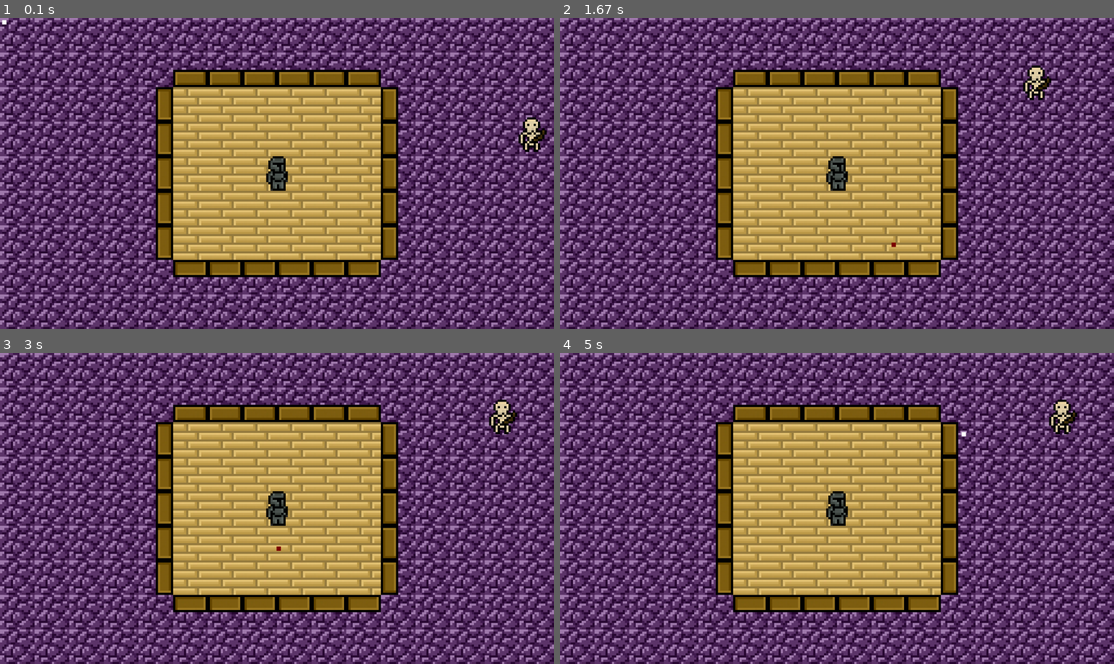
Above: before the commit, frames 1-4 (two rows, left to right).
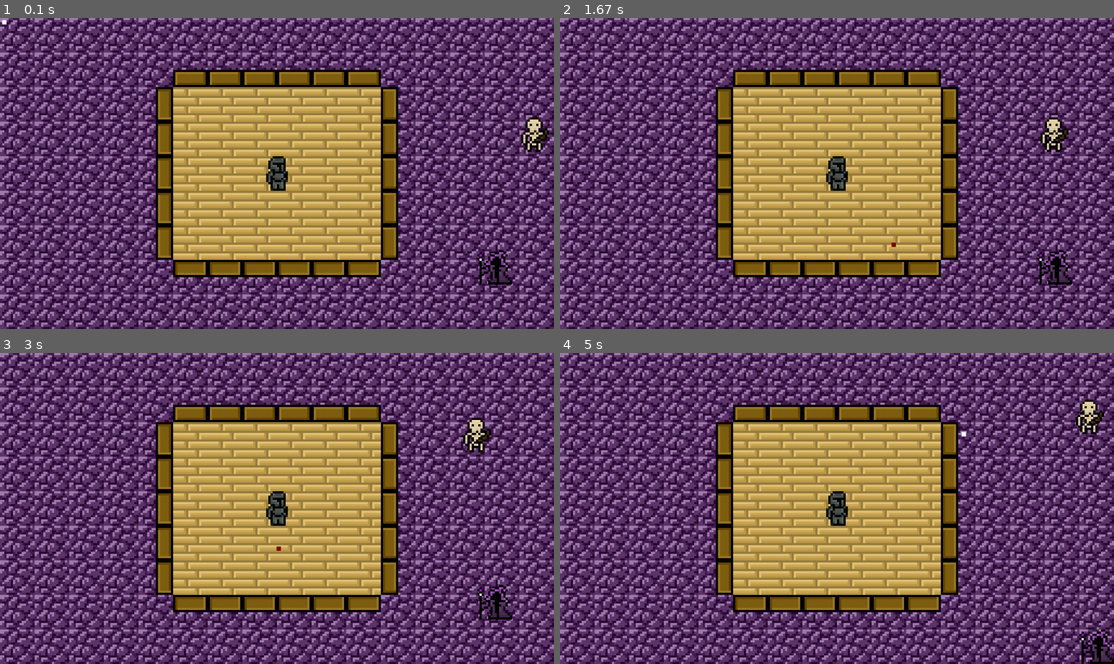
Above: after the commit, the same moments.

Repository: nicolassaez2004/DpProjetos.PyGame
Game: pygame game, started from main.py
The game is run twice, just before and just after one commit, with the same random seed, the same clock (stepped at 60 frames per second) and the same inputs.
Inputs (mouse positions are in pixels of both pictures, inside the frame that each line leads up to):
- Up to frame 1 (0.1 s): no input
- Up to frame 2 (1.67 s): click (837, 173) at 0.38 s; click (814, 185) at 0.72 s; click (1014, 164) at 1.05 s; click (892, 241) at 1.38 s
- Up to frame 3 (3 s): click (360, 399) at 1.72 s; click (132, 393) at 2.05 s; click (77, 499) at 2.38 s; click (277, 545) at 2.72 s
- Up to frame 4 (5 s): click (981, 558) at 3.05 s; click (947, 483) at 3.38 s; click (626, 440) at 3.72 s; click (654, 539) at 4.05 s; click (1030, 570) at 4.38 s; click (958, 430) at 4.72 s

The runs differ from the first frame. In frame 1, 0.8% of the frame differs, in the area x 86-100%, y 31-86%; in frame 2, 1.2%, in the area x 83-93%, y 15-86%; in frame 3, 1.2%; in frame 4, 1.2%.

Commit message:
IA de movimento do wizard

Diff:
--- a/main.py
+++ b/main.py
@@ -18,7 +18,7 @@
         self.mask = pygame.mask.from_surface(self.image)
         self.velocidade = pygame.math.Vector2(0, 0)
 
-    def update(self):
+    def movimentacao(self):
         self.key = pygame.key.get_pressed()
 
         self.velocidade.x = 0
@@ -67,7 +67,7 @@
         self.estado = 0
         self.direcaorandom = 0
 
-    def update(self):
+    def movimentacao(self):
         direcao = pygame.math.Vector2(
             self.player.rect.centerx - self.rect.centerx,
             self.player.rect.centery - self.rect.centery
@@ -114,19 +114,19 @@
 
         if self.velocidade.x != 0:
             rect_x = new_rect.move(self.velocidade.x, 0)
-            if rect_x.left < 80:
-                rect_x.left = 80
-            if rect_x.right > 1200:
-                rect_x.right = 1200
+            if rect_x.left < 0:
+                rect_x.left = 0
+            if rect_x.right > LARGURA:
+                rect_x.right = LARGURA
             if not rect_x.colliderect(self.objeto.plataforma):
                 new_rect.x = rect_x.x
 
         if self.velocidade.y != 0:
             rect_y = new_rect.move(0, self.velocidade.y)
-            if rect_y.top < 80:
-                rect_y.top = 80
-            if rect_y.bottom > 640:
-                rect_y.bottom = 640
+            if rect_y.top < 0:
+                rect_y.top = 0
+            if rect_y.bottom > ALTURA:
+                rect_y.bottom = ALTURA
             if not rect_y.colliderect(self.objeto.plataforma):
                 new_rect.y = rect_y.y
 
@@ -139,9 +139,65 @@
         aux = pygame.image.load('assets/sprites/wizard.png')
         self.image = pygame.transform.scale(aux, (80, 80))
 
-    def update(self):
-        pass
-
+        self.estado = "spawnando"
+        self.timer = 0
+        self.direcao = pygame.math.Vector2(0, 0)
+        self.distancia_percorrida = 0
+
+        self.direcaorandom = 0
+
+    def movimentacao(self):
+        if self.estado == "spawnando":
+            self.velocidade = pygame.math.Vector2(0, 0)
+            self.timer += 1
+            if self.timer >= 120:
+                self.estado = "parado"
+                self.timer = 0
+            return
+
+        if self.estado == "parado":
+            self.velocidade = pygame.math.Vector2(0, 0)
+            self.timer += 1
+            if self.timer > 60:
+                self.timer = 0
+                self.estado = random.choice(["movendo", "parado"])
+
+        if self.estado == "movendo":
+            if self.timer == 0:
+                direcoes = [
+                    pygame.math.Vector2(1, 1),
+                    pygame.math.Vector2(1, -1),
+                    pygame.math.Vector2(-1, 1),
+                    pygame.math.Vector2(-1, -1)
+                ]
+                self.direcao = random.choice(direcoes).normalize()
+                self.velocidade = self.direcao * self.speed
+            self.timer += 1
+            if self.timer > 120:
+                self.timer = 0
+                self.estado = "parado"
+
+        new_rect = self.rect.copy()
+
+        if self.velocidade.x != 0:
+            rect_x = new_rect.move(self.velocidade.x, 0)
+            if rect_x.left < 0:
+                rect_x.left = 0
+            if rect_x.right > LARGURA:
+                rect_x.right = LARGURA
+            if not rect_x.colliderect(self.objeto.plataforma):
+                new_rect.x = rect_x.x
+
+        if self.velocidade.y != 0:
+            rect_y = new_rect.move(0, self.velocidade.y)
+            if rect_y.top < 0:
+                rect_y.top = 0
+            if rect_y.bottom > ALTURA:
+                rect_y.bottom = ALTURA
+            if not rect_y.colliderect(self.objeto.plataforma):
+                new_rect.y = rect_y.y
+
+        self.rect = new_rect
 class Ghost(Enemy):
     def __init__(self, posicao):
         super().__init__(posicao)
@@ -149,7 +205,7 @@
         aux = pygame.image.load('assets/sprites/ghost.png')
         self.image = pygame.transform.scale(aux, (80, 80))
 
-    def update(self):
+    def movimentacao(self):
         pass
 
 class Object(pygame.sprite.Sprite):
@@ -178,7 +234,10 @@
         self.skeleton = Skeleton(self.spawn_pos)
         self.skeleton.player = self.player
         self.skeleton.objeto = self.objeto
-        self.todo_mundo = pygame.sprite.Group([self.player, self.skeleton])
+        self.spawn_wizard_pos = self.spawn_wizard()
+        self.wizard = Wizard(self.spawn_wizard_pos)
+        self.wizard.objeto = self.objeto
+        self.todo_mundo = pygame.sprite.Group([self.player, self.skeleton, self.wizard])
 
     def randomizacao(self):
         self.spawn_pos = ()
@@ -194,11 +253,20 @@
 
         self.pos_atual = self.spawn_pos
 
+    def spawn_wizard(self):
+        while True:
+            x = random.randint(80, 1200 - 80)
+            y = random.randint(80, 640 - 80)
+            rect = pygame.Rect(x, y, 80, 80)
+            if not rect.colliderect(self.objeto.plataforma):
+                return (x, y)
+
     def desenhar(self):
         self.window.fill(PRETO)
         self.window.blit(self.bg, (0, 0))
 
-        self.skeleton.update()
+        self.skeleton.movimentacao()
+        self.wizard.movimentacao()
         self.todo_mundo.update()
 
         mouse_pos = pygame.mouse.get_pos()
